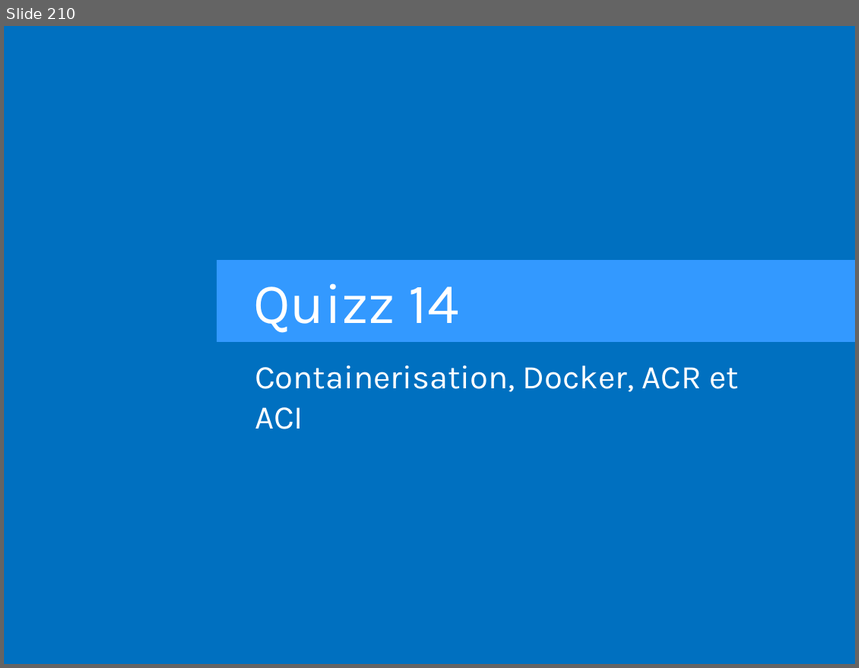
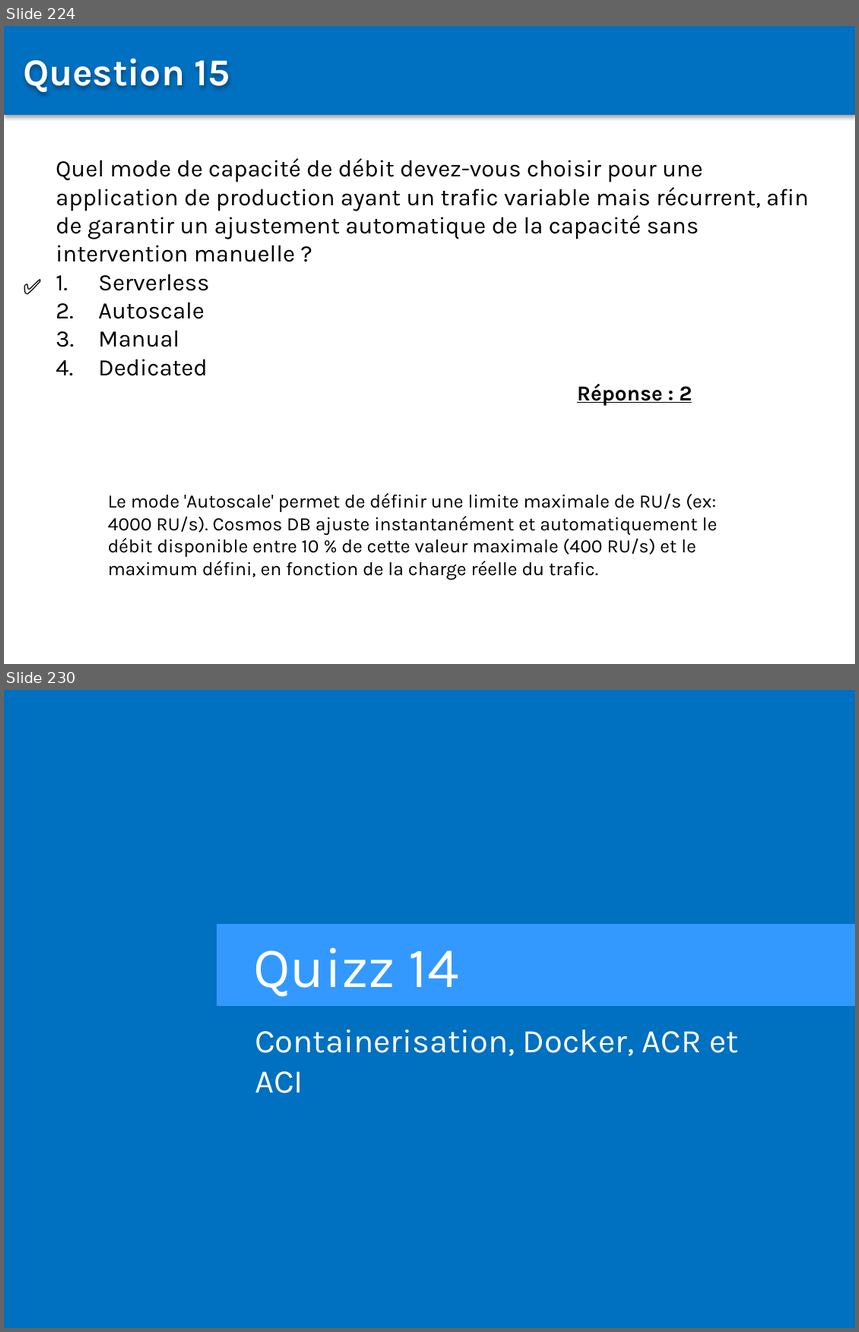
Before and after one commit to Sybaris-Classroom/az-204, a slide deck: Quiz/Quiz.pptx. Shown one above the other, each under a label of ours: slide 210 before the commit, slides 224 and 230 after it; the slides between them are not shown. The pictures are 859x668 and 859x1332 pixels, drawn with LibreOffice and Linux fonts; fonts in the diff are those of the drawing. Boxes give left, top, right and bottom in pixels: in the first picture for what was removed or moved away, otherwise in the second. Text is boxed around its words. In the diff, an @@ line names an element or a change of style, - is before the commit and + after.

```diff
--- a/Quiz/Quiz.pptx
+++ b/Quiz/Quiz.pptx
@@ slide 224 added at [4, 26, 855, 664], background #FFFFFF @@
@@ rectangle added at [4, 26, 855, 114], fill #0070C0 @@
@@ text added at [23, 58, 230, 94], 32 pt, text #FFFFFF, bold @@
+Question 15
@@ text added at [56, 158, 809, 347], 20 pt, text #000000 @@
+Quel mode de capacité de débit devez-vous choisir pour une application de production ayant un trafic variable mais récurrent, afin de garantir un ajustement automatique de la capacité sans intervention manuelle ?
+1. Serverless
+2. Autoscale
+3. Manual
+4. Dedicated
@@ text added at [15, 268, 67, 303], 18 pt, text #000000, bold @@
+✅
@@ text added at [577, 384, 693, 406], 18 pt, text #000000, bold, underline @@
+Réponse : 2
@@ text added at [108, 493, 718, 580], 16 pt, text #000000 @@
+Le mode 'Autoscale' permet de définir une limite maximale de RU/s (ex: 4000 RU/s). Cosmos DB ajuste instantanément et automatiquement le débit disponible entre 10 % de cette valeur maximale (400 RU/s) et le maximum défini, en fonction de la charge réelle du trafic.
@@ what was slide 210 is now slide 230 @@
```
Also in this commit, not shown: 1 slide changed, 81 other slides added.
